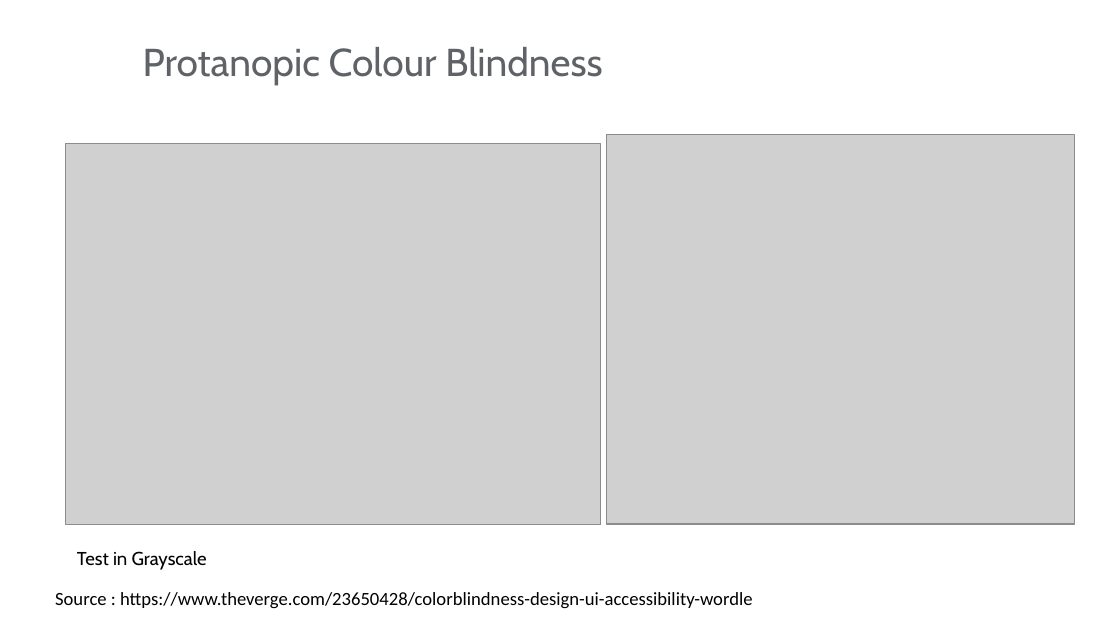
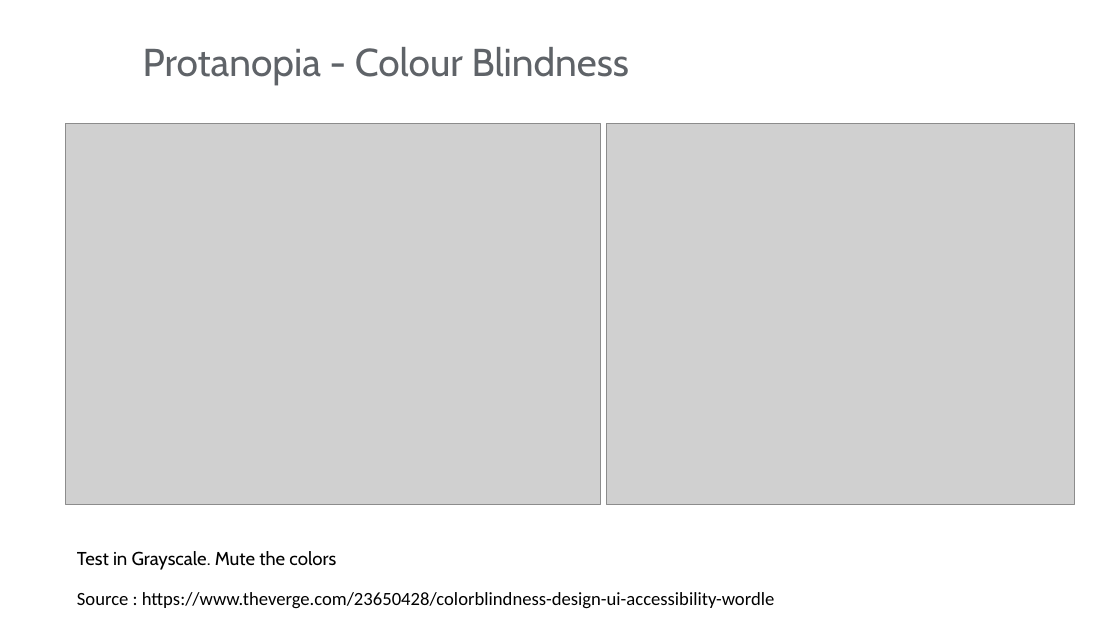
Before and after one commit to vaishnavitv/Assets-and-Publications, a slide deck: slide 36 of Speaking-Engagements/2024/Accessiblity/ND-Product-Design.pptx (slide 35 before the commit). Drawn at 1120x630 pixels with LibreOffice and Linux fonts; fonts in the diff are those of the drawing; grey boxes stand for pictures. Boxes give left, top, right and bottom in pixels: in the first picture for what was removed or moved away, otherwise in the second. Text is boxed around its words. In the diff, an @@ line names an element or a change of style, - is before the commit and + after.

```diff
--- a/Speaking-Engagements/2024/Accessiblity/ND-Product-Design.pptx
+++ b/Speaking-Engagements/2024/Accessiblity/ND-Product-Design.pptx
@@ title at (143,47,629,85): text changed @@
-Protanopic Colour Blindness
+Protanopia - Colour Blindness
@@ picture: place and size @@
-picture at (66,143,600,524)
+picture at (66,123,600,504)
@@ picture: place and size @@
-picture at (607,134,1074,524)
+picture at (607,123,1074,504)
@@ text at (77,551,336,570): text changed @@
-Test in Grayscale
+Test in Grayscale. Mute the colors
@@ text "Source : https://www.theverge.com/23650428/colorblindness-de ...": place and size @@
-text "Source : https://www.theverge.com/23650428/colorblindness-de ..." at (55,592,753,609)
+text "Source : https://www.theverge.com/23650428/colorblindness-de ..." at (77,592,775,609)
```
Also in this commit, not shown: 11 other slides changed, 2 slides added, 1 other file.
